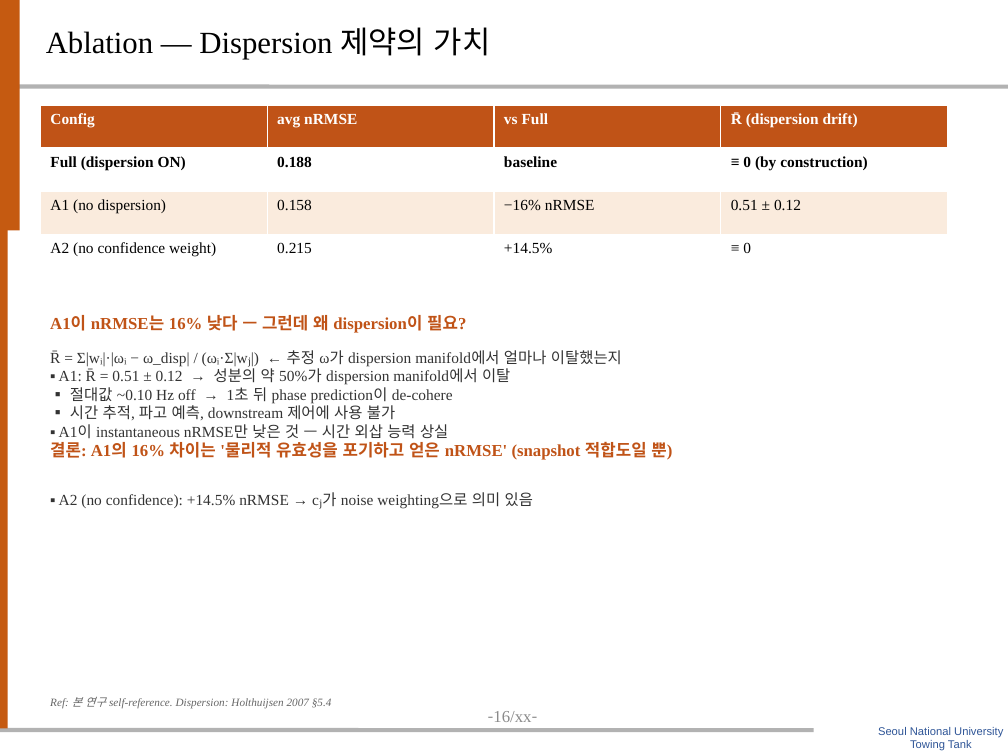
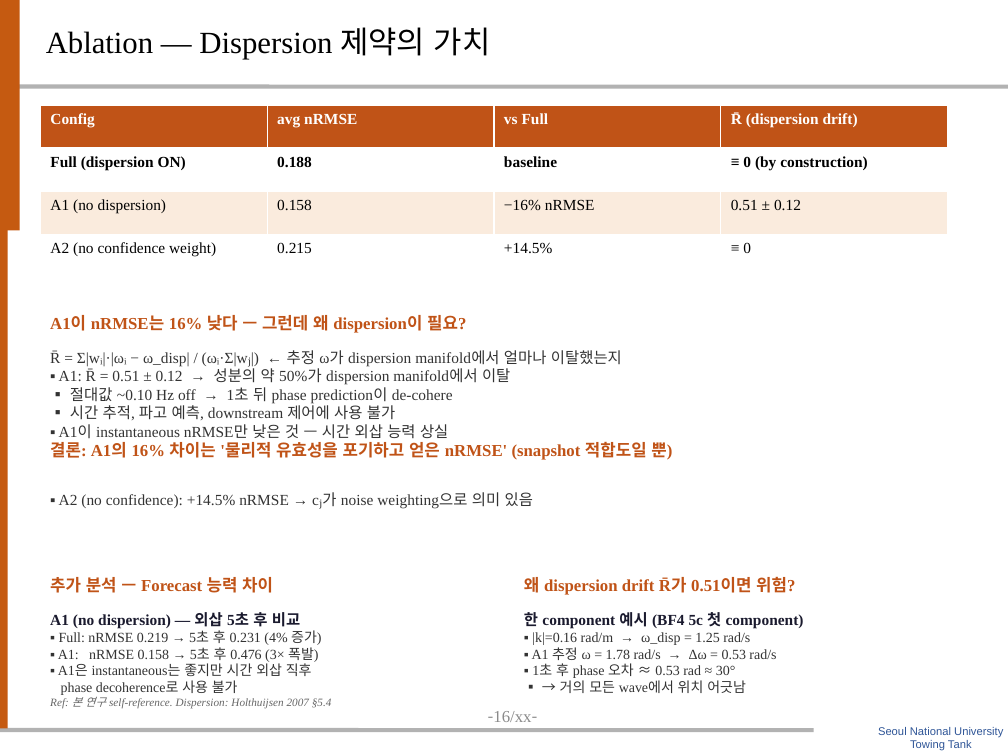
Before and after one commit to SAEYONGPARK94/wavesplat, a slide deck: slide 17 of wavesplat/docs/labmeeting_wavesplat.pptx. Drawn at 1008x756 pixels with LibreOffice and Linux fonts; fonts in the diff are those of the drawing; background and template pictures are left out. Boxes give left, top, right and bottom in pixels: in the first picture for what was removed or moved away, otherwise in the second. Text is boxed around its words. In the diff, an @@ line names an element or a change of style, - is before the commit and + after.

```diff
--- a/wavesplat/docs/labmeeting_wavesplat.pptx
+++ b/wavesplat/docs/labmeeting_wavesplat.pptx
@@ text added at [50, 577, 273, 593], 12 pt, text #C05317, bold @@
+추가 분석 — Forecast 능력 차이
@@ text added at [524, 576, 795, 595], 12 pt, text #C05317, bold @@
+왜 dispersion drift R̄가 0.51이면 위험?
@@ text added at [50, 612, 321, 695], 10 pt, text #333333 @@
+A1 (no dispersion) — 외삽 5초 후 비교
+▪ Full: nRMSE 0.219 → 5초 후 0.231 (4% 증가)
+▪ A1: nRMSE 0.158 → 5초 후 0.476 (3× 폭발)
+▪ A1은 instantaneous는 좋지만 시간 외삽 직후
+phase decoherence로 사용 불가
@@ text added at [524, 612, 804, 693], 10 pt, text #333333 @@
+한 component 예시 (BF4 5c 첫 component)
+▪ |k|=0.16 rad/m → ω_disp = 1.25 rad/s
+▪ A1 추정 ω = 1.78 rad/s → Δω = 0.53 rad/s
+▪ 1초 후 phase 오차 ≈ 0.53 rad ≈ 30°
+▪ → 거의 모든 wave에서 위치 어긋남
```
Also in this commit, not shown: 5 other slides changed, 2 other files.
